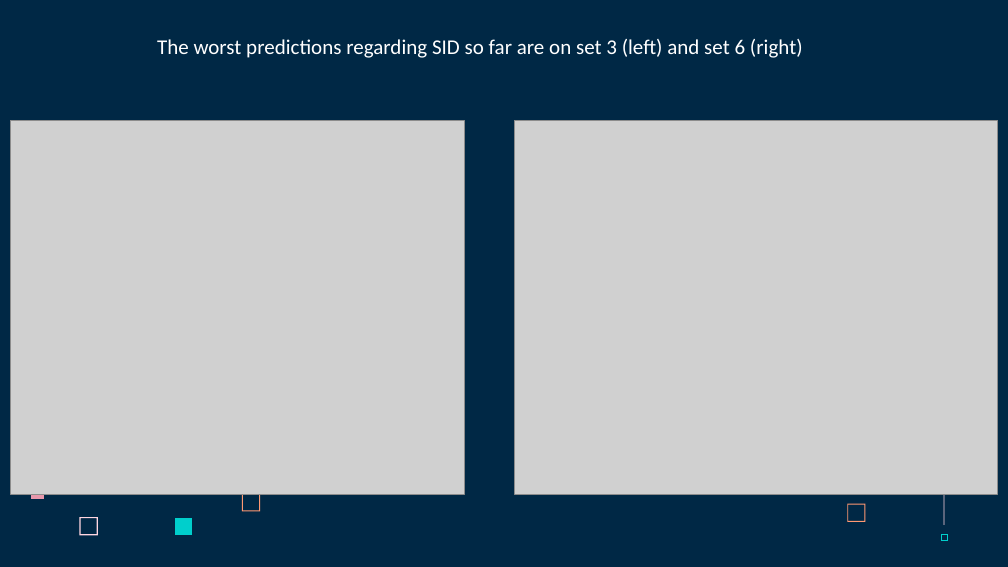
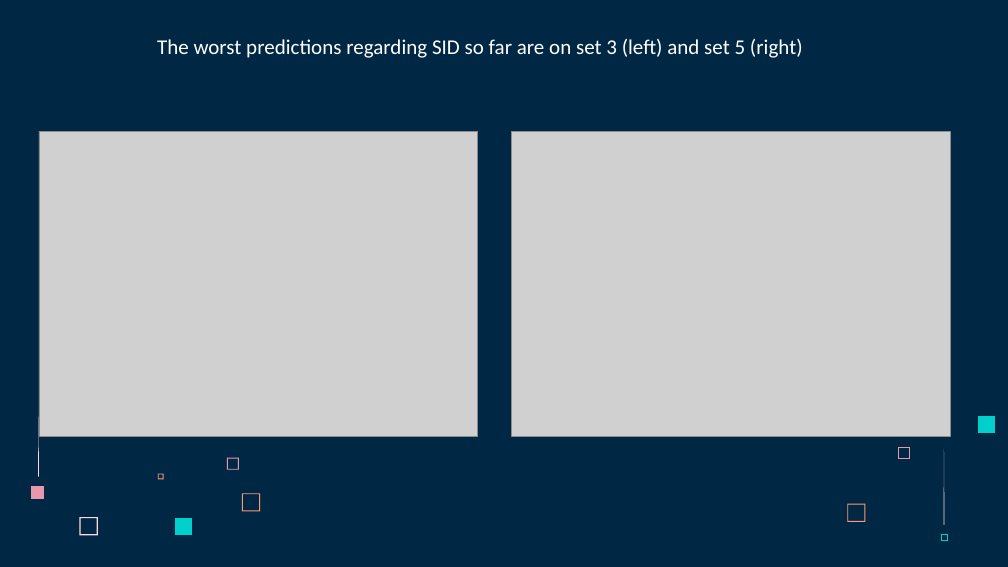
Before and after one commit to Flopp88/Causal-Analysis-of-Time-Series, a slide deck: slide 17 of Présentations/Présentation6.pptx (slide 27 before the commit). Drawn at 1008x567 pixels with LibreOffice and Linux fonts; fonts in the diff are those of the drawing; grey boxes stand for pictures. Boxes give left, top, right and bottom in pixels: in the first picture for what was removed or moved away, otherwise in the second. Text is boxed around its words. In the diff, an @@ line names an element or a change of style, - is before the commit and + after.

```diff
--- a/Présentations/Présentation6.pptx
+++ b/Présentations/Présentation6.pptx
@@ text at (157,39,803,58): text changed @@
-The worst predictions regarding SID so far are on set 3 (left) and set 6 (right)
+The worst predictions regarding SID so far are on set 3 (left) and set 5 (right)
@@ picture: place and size @@
-picture at (11,120,464,495)
+picture at (39,131,478,436)
@@ picture: place and size @@
-picture at (514,120,997,495)
+picture at (511,131,950,436)
@@ freeform shape added at (38,416,39,477), fill #FFD6E1 @@
@@ freeform shape added at (978,416,995,433), fill #00CFCC @@
@@ freeform shape added at (898,447,909,457), outline #E898AC 0.23 pt @@
@@ freeform shape added at (158,473,164,479), fill #FF9973 @@
@@ freeform shape added at (227,457,239,470), fill #E898AC @@
```
Also in this commit, not shown: 18 other slides changed, 2 slides added, 3 slides removed, 4 other files.
